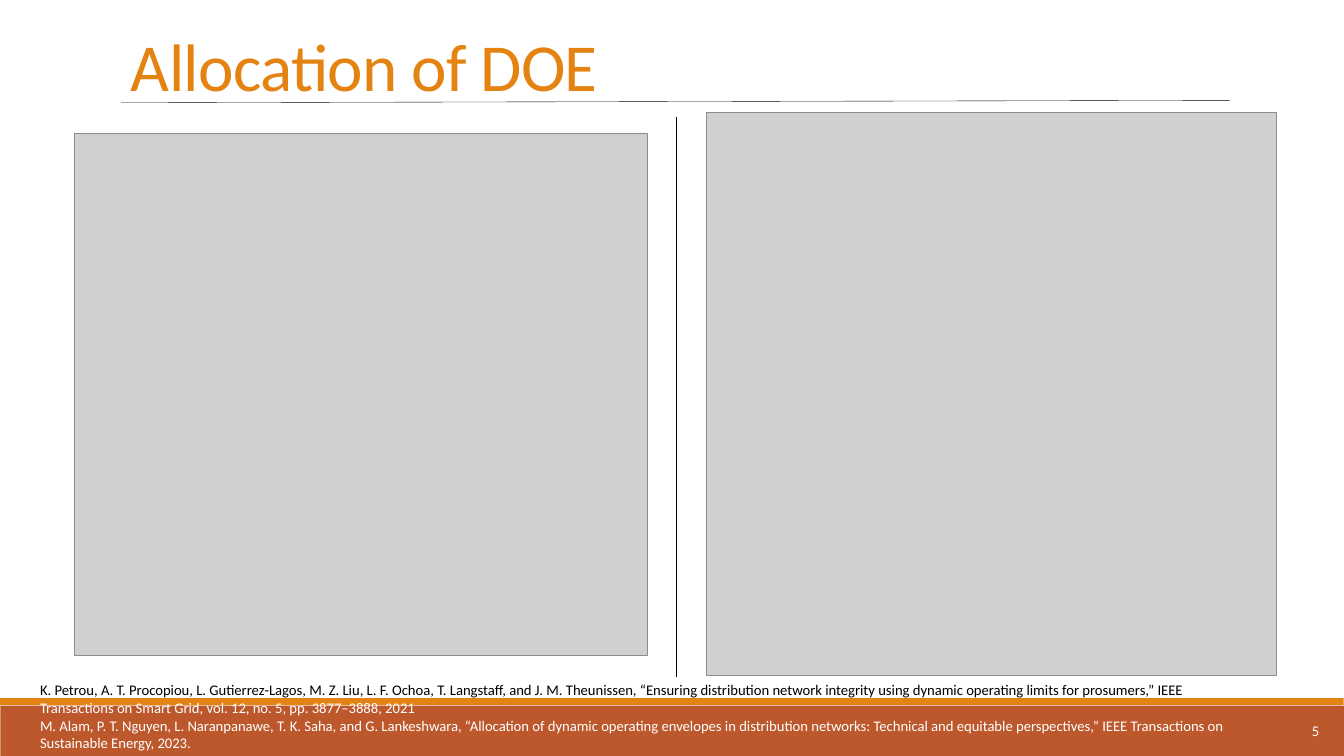
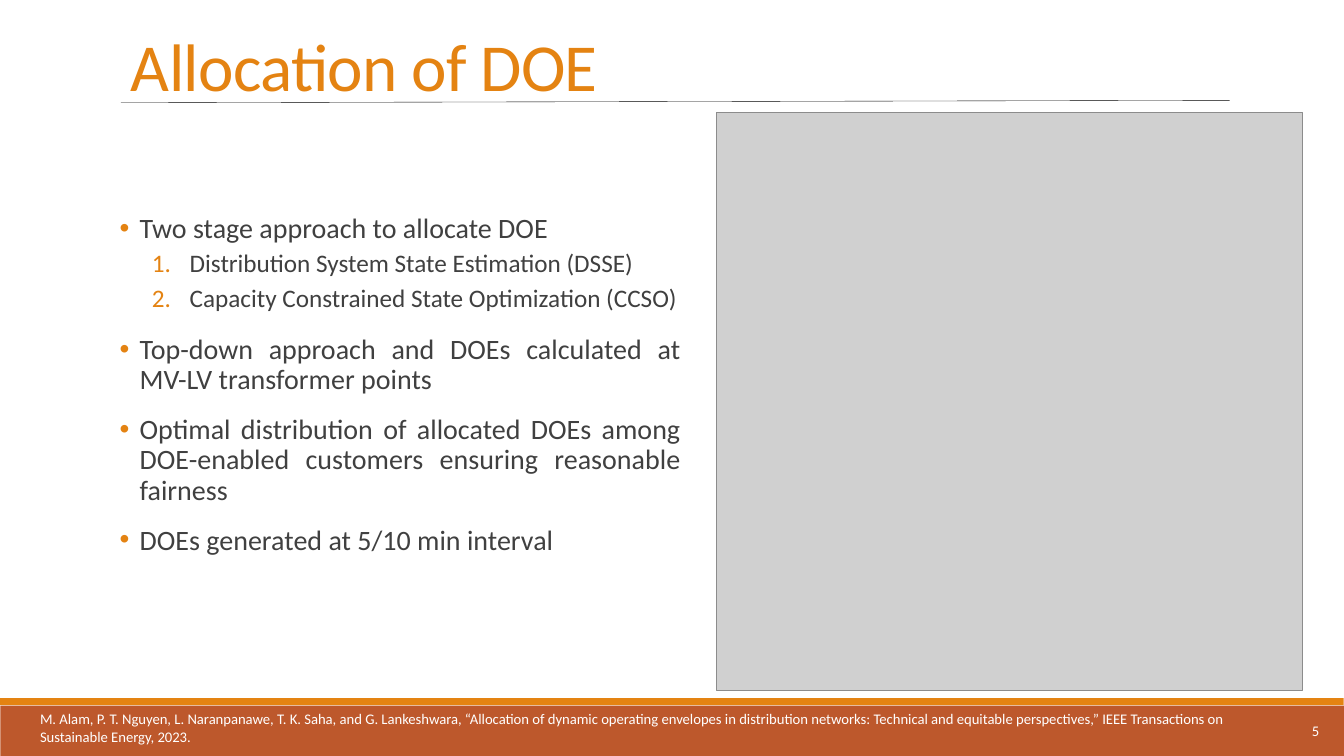
Before and after one commit to athuljosep/Power_System_Analysis, a slide deck: slide 5 of Seminar/Dynamic Operating Envelope.pptx. Drawn at 1344x756 pixels with LibreOffice and Linux fonts; fonts in the diff are those of the drawing; grey boxes stand for pictures. Boxes give left, top, right and bottom in pixels: in the first picture for what was removed or moved away, otherwise in the second. Text is boxed around its words. In the diff, an @@ line names an element or a change of style, - is before the commit and + after.

Commit message:
improved the ppt

```diff
--- a/Seminar/Dynamic Operating Envelope.pptx
+++ b/Seminar/Dynamic Operating Envelope.pptx
@@ line removed from (677, 677) to (677, 117) @@
@@ picture: place and size @@
-picture at (706,113,1276,676)
+picture at (717,112,1304,690)
@@ picture removed at (74,133,646,655) @@
@@ text added at (140,218,681,555), 20 pt, text #404040 @@
+• Two stage approach to allocate DOE
+  1. Distribution System State Estimation (DSSE)
+  2. Capacity Constrained State Optimization (CCSO)
+• Top-down approach and DOEs calculated at MV-LV transformer points
+• Optimal distribution of allocated DOEs among DOE-enabled customers ensuring reasonable fairness
+• DOEs generated at 5/10 min interval
@@ text at (40,684,1183,717): paragraph removed @@
-K. Petrou, A. T. Procopiou, L. Gutierrez-Lagos, M. Z. Liu, L. F. Ochoa, T. Langstaff, and J. M. Theunissen, “Ensuring distribution network integrity using dynamic operating limits for prosumers,” IEEE Transactions on Smart Grid, vol. 12, no. 5, pp. 3877–3888, 2021
@@ text "M. Alam, P. T. Nguyen, ...": place and size @@
-text "M. Alam, P. T. Nguyen, ..." at (40,684,1223,751)
+text "M. Alam, P. T. Nguyen, ..." at (40,713,1223,745)
```
Also in this commit, not shown: 7 other slides changed, 1 slide added.
